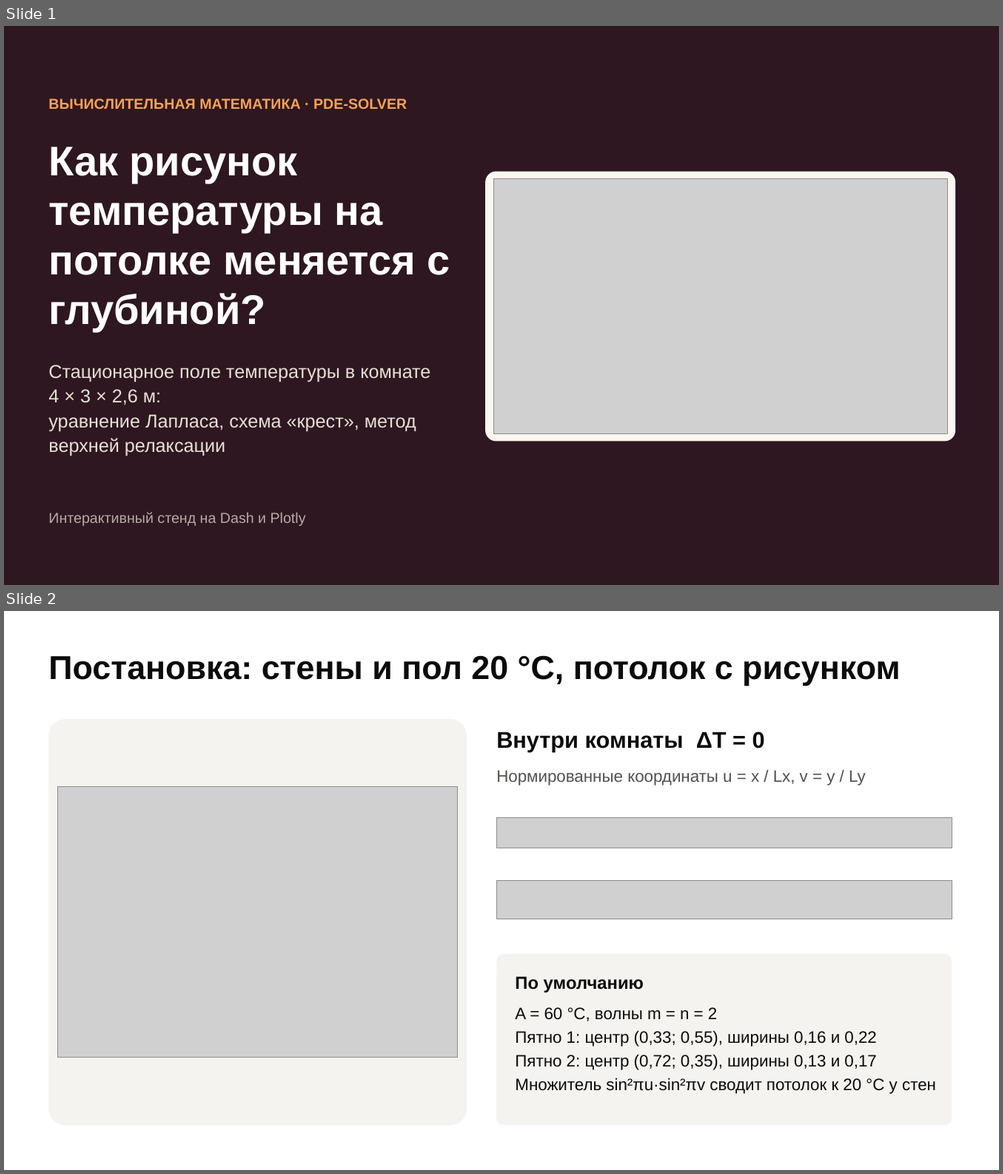
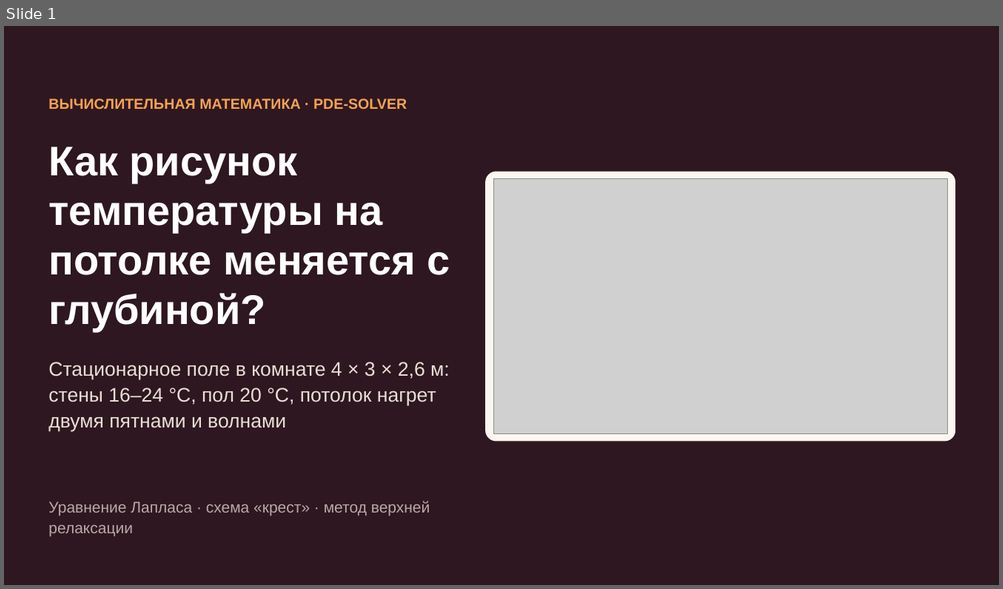
Before and after one commit to terMorel/computational-mathematics, a slide deck: PDE-Solver/presentation/PDE-Solver.pptx. Shown one above the other, each under a label of ours: slides 1 and 2 before the commit, slide 1 after it. The pictures are 1003x1174 and 1003x589 pixels, drawn with LibreOffice and Linux fonts; fonts in the diff are those of the drawing; grey boxes stand for pictures. Boxes give left, top, right and bottom in pixels: in the first picture for what was removed or moved away, otherwise in the second. Text is boxed around its words. In the diff, an @@ line names an element or a change of style, - is before the commit and + after.

```diff
--- a/PDE-Solver/presentation/PDE-Solver.pptx
+++ b/PDE-Solver/presentation/PDE-Solver.pptx
@@ slide 2 removed at box(4, 611, 999, 1170), background #FFFFFF @@
@@ text removed at box(48, 655, 900, 686) @@
-Постановка: стены и пол 20 °C, потолок с рисунком
@@ rounded rectangle removed at box(48, 719, 466, 1126) @@
@@ text removed at box(496, 732, 765, 752) @@
-Внутри комнаты ΔT = 0
@@ picture removed at box(58, 787, 458, 1058) @@
@@ text removed at box(496, 770, 865, 786) @@
-Нормированные координаты u = x / Lx, v = y / Ly
@@ picture removed at box(496, 817, 951, 848) @@
@@ picture removed at box(496, 881, 951, 919) @@
@@ rounded rectangle removed at box(496, 954, 951, 1126) @@
@@ text removed at box(515, 977, 936, 1094) @@
-По умолчанию
-A = 60 °C, волны m = n = 2
-Пятно 1: центр (0,33; 0,55), ширины 0,16 и 0,22
-Пятно 2: центр (0,72; 0,35), ширины 0,13 и 0,17
-Множитель sin²πu·sin²πv сводит потолок к 20 °C у стен
@@ slide 1 changed as well @@
@@ text at box(48, 362, 449, 432): text changed; size 18 to 19 pt @@
-Стационарное поле температуры в комнате 4 × 3 × 2,6 м:
-уравнение Лапласа, схема «крест», метод верхней релаксации
+Стационарное поле в комнате 4 × 3 × 2,6 м: стены 16–24 °C, пол 20 °C, потолок нагрет двумя пятнами и волнами
@@ text at box(48, 501, 430, 537): text changed; size 14 to 15 pt @@
-Интерактивный стенд на Dash и Plotly
+Уравнение Лапласа · схема «крест» · метод верхней релаксации
```
Also in this commit, not shown: 1 other slide changed, 7 slides added, 6 other slides removed, 12 other files.
